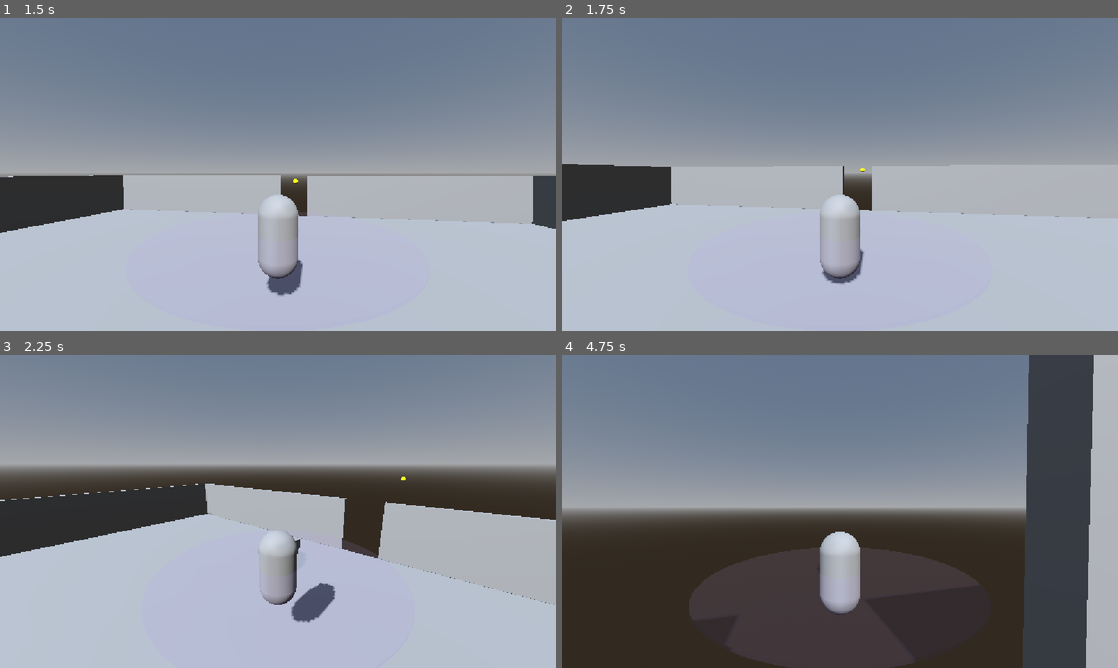
Above: before the commit, frames 1-4 (two rows, left to right).
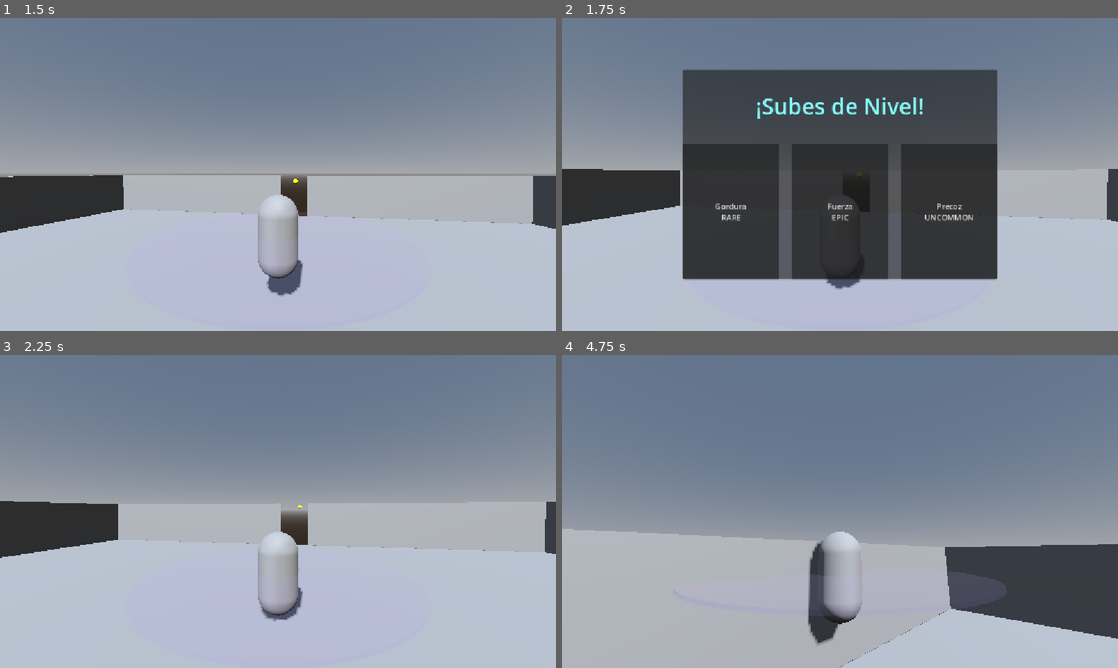
Above: after the commit, the same moments.

Repository: jaimesworks/SecondTryInGameMaking
Game: Godot game, scene res://Scenes/world.tscn
Two runs of this game, one before a commit and one after it. Both use one fixed random seed, a clock stepped at 60 frames per second and the inputs below.
Inputs (mouse positions are in pixels of both pictures, inside the frame that each line leads up to):
- Up to frame 1 (1.5 s): tap Enter (ui_accept) at 0.5 s; move the mouse to (305, 174) at 0.52 s; hold W (move_forward) from 0.53 s (still down); tap Space (jump) at 0.6, 0.77, 1.07, 1.35 s; move the mouse to (250, 174) at 1.27 s
- Up to frame 2 (1.75 s): keep holding W (move_forward); tap Space (jump) at 1.52 s
- Up to frame 3 (2.25 s): tap Space (jump) at 1.82 s; release W (move_forward) at 2 s; click (166, 549) at 2 s, where only the run after the commit has a clickable "Gordura RARE"
- Up to frame 4 (4.75 s): move the mouse to (851, 505) at 2.77 s; hold W (move_forward) from 2.78 s (still down); tap Space (jump) at 2.85, 3.6, 3.77, 4.07, 4.35, 4.52 s; move the mouse to (834, 517) at 3.52 s; move the mouse to (878, 514) at 4.27 s

Frame 1 is identical in both runs. In frame 2, 39% of the frame differs, in the area x 0-100%, y 16-87%; in frame 3, 26%; in frame 4, 61%, in the area x 0-100%, y 0-100%.

Commit message:
All scripts documented and leveling up system polished

Diff:
--- a/Scenes/enemy.tscn
+++ b/Scenes/enemy.tscn
@@ -9,7 +9,6 @@
 
 [node name="Enemy" type="CharacterBody3D" unique_id=807197159 groups=["enemy"]]
 script = ExtResource("1_1f0kj")
-xp_given = 999999
 xp_gem_scene = ExtResource("2_287tu")
 
 [node name="EnemyModel" parent="." unique_id=805391372 instance=ExtResource("1_hghv2")]
--- /dev/null
+++ b/Scenes/level_up_screen.tscn
@@ -0,0 +1,61 @@
+[gd_scene format=3 uid="uid://dtu87r71ksj1d"]
+
+[ext_resource type="Script" uid="uid://ivdht2r68b1o" path="res://Scripts/level_up_screen.gd" id="1_j82rw"]
+[ext_resource type="Script" uid="uid://8670v2skp8g8" path="res://Scripts/Modifiers/modifier_data.gd" id="2_1uo7w"]
+[ext_resource type="Resource" uid="uid://dgsota3spare0" path="res://Data/Modifiers/damage_modifier.tres" id="3_whk23"]
+[ext_resource type="Resource" uid="uid://d0mp7rfitxpgd" path="res://Data/Modifiers/attack_speed_modifier.tres" id="4_nwcg3"]
+[ext_resource type="Resource" uid="uid://b0oxo1fmnlicg" path="res://Data/Modifiers/area_modifier.tres" id="5_1t0d7"]
+
+[sub_resource type="LabelSettings" id="LabelSettings_j82rw"]
+font_size = 46
+font_color = Color(0.53333336, 1, 1, 1)
+
+[node name="LevelUpScreen" type="CanvasLayer" unique_id=786042998]
+process_mode = 3
+script = ExtResource("1_j82rw")
+modifier_pool = Array[ExtResource("2_1uo7w")]([ExtResource("3_whk23"), ExtResource("4_nwcg3"), ExtResource("5_1t0d7")])
+
+[node name="PanelContainer" type="PanelContainer" parent="." unique_id=1234399042]
+anchors_preset = 8
+anchor_left = 0.5
+anchor_top = 0.5
+anchor_right = 0.5
+anchor_bottom = 0.5
+offset_left = -20.0
+offset_top = -20.0
+offset_right = 20.0
+offset_bottom = 20.0
+grow_horizontal = 2
+grow_vertical = 2
+
+[node name="VBoxContainer" type="VBoxContainer" parent="PanelContainer" unique_id=1321505809]
+layout_mode = 2
+
+[node name="Label" type="Label" parent="PanelContainer/VBoxContainer" unique_id=1370055696]
+custom_minimum_size = Vector2(0, 150)
+layout_mode = 2
+text = "¡Subes de Nivel!"
+label_settings = SubResource("LabelSettings_j82rw")
+horizontal_alignment = 1
+vertical_alignment = 1
+
+[node name="HBoxContainer" type="HBoxContainer" parent="PanelContainer/VBoxContainer" unique_id=86212565]
+layout_mode = 2
+theme_override_constants/separation = 26
+alignment = 1
+
+[node name="Button" type="Button" parent="PanelContainer/VBoxContainer/HBoxContainer" unique_id=1042429804]
+custom_minimum_size = Vector2(200, 280)
+custom_maximum_size = Vector2(200, 280)
+layout_mode = 2
+text = "Opcion1"
+
+[node name="Button2" type="Button" parent="PanelContainer/VBoxContainer/HBoxContainer" unique_id=2065814267]
+custom_minimum_size = Vector2(200, 280)
+layout_mode = 2
+text = "Opcion2"
+
+[node name="Button3" type="Button" parent="PanelContainer/VBoxContainer/HBoxContainer" unique_id=599953879]
+custom_minimum_size = Vector2(200, 280)
+layout_mode = 2
+text = "Opcion3"
--- a/Scenes/world.tscn
+++ b/Scenes/world.tscn
@@ -5,6 +5,11 @@
 [ext_resource type="PackedScene" uid="uid://irpuxp7jcg53" path="res://Scenes/enemy.tscn" id="2_go701"]
 [ext_resource type="PackedScene" uid="uid://06yrkkbjxine" path="res://Scenes/room.tscn" id="3_5a7ea"]
 [ext_resource type="PackedScene" uid="uid://4466bqdnrs2s" path="res://Scenes/weapons/projectile_weapon.tscn" id="3_fo5ed"]
+[ext_resource type="PackedScene" uid="uid://dtu87r71ksj1d" path="res://Scenes/level_up_screen.tscn" id="6_5ukr8"]
+[ext_resource type="Script" uid="uid://8670v2skp8g8" path="res://Scripts/Modifiers/modifier_data.gd" id="7_o06y3"]
+[ext_resource type="Resource" uid="uid://b0oxo1fmnlicg" path="res://Data/Modifiers/area_modifier.tres" id="8_0fj1v"]
+[ext_resource type="Resource" uid="uid://d0mp7rfitxpgd" path="res://Data/Modifiers/attack_speed_modifier.tres" id="9_ikia7"]
+[ext_resource type="Resource" uid="uid://dgsota3spare0" path="res://Data/Modifiers/damage_modifier.tres" id="10_7yui6"]
 
 [sub_resource type="ProceduralSkyMaterial" id="ProceduralSkyMaterial_x8tuq"]
 
@@ -37,3 +42,6 @@
 
 [node name="Room" parent="." unique_id=1246481952 instance=ExtResource("3_5a7ea")]
 transform = Transform3D(1, 0, 0, 0, 1, 0, 0, 0, 1, 0, 0.25, 0)
+
+[node name="LevelUpScreen" parent="." unique_id=786042998 instance=ExtResource("6_5ukr8")]
+modifier_pool = Array[ExtResource("7_o06y3")]([ExtResource("8_0fj1v"), ExtResource("9_ikia7"), ExtResource("10_7yui6")])
--- a/Scripts/Components/ExperienceComponent.gd
+++ b/Scripts/Components/ExperienceComponent.gd
@@ -1,15 +1,14 @@
 extends Node
 class_name ExperienceComponent
+#Stores the level and experience of its parent
+var actual_xp := 0.0 ## The current xp stored
+var actual_level := 0 ## The actual level
+var xp_for_next_lvl := 10.0 ## The xp required for the next level
 
-var actual_xp := 0.0
-var actual_level := 0
-var xp_for_next_lvl := 10.0
-
+## Signal executed when the player levels up
 signal leveled_up(new_level: int)
 
-func on_leveled_up(new_level: int) -> void:
-	print("Nuevo nivel: ", new_level)
-
+## Adds experience to the player
 func add_experience(amount: float) -> void:
 	actual_xp += amount
 	while actual_xp >= xp_for_next_lvl:
--- a/Scripts/Components/HealthComponent.gd
+++ b/Scripts/Components/HealthComponent.gd
@@ -1,14 +1,15 @@
 extends Node
 class_name HealthComponent
-#Señales:
-signal died
+## Stores the health of the parent, calculates it changes and emits when its 0
+signal died ## Signal emited when the hp is 0
 
-@export var max_hp : float = 100
-var current_hp : float
+@export var max_hp : float = 100 ## The maximum Hp it can contain
+var current_hp : float ## The current Hp it contains
 
 func _ready() -> void:
 	current_hp = max_hp
 
+## Removes [param amount] of the current hp, cant be lower than 0. If its already 0 doesnt do anything
 func take_damage(amount: float):
 	if current_hp == 0:
 		return
--- a/Scripts/Components/StatsComponent.gd
+++ b/Scripts/Components/StatsComponent.gd
@@ -1,8 +1,9 @@
 extends Node
 class_name StatsComponent
+## Stores the type of stats the parent can have and its bonuses
+enum Stat { DAMAGE, ATTACK_SPEED, AREA, MOVE_SPEED} ## The stat types it has
 
-enum Stat { DAMAGE, ATTACK_SPEED, AREA, MOVE_SPEED}
-
+## The actual bonuses of each Stat type
 var bonuses := {
 	Stat.DAMAGE: 0.0,
 	Stat.AREA: 0.0,
@@ -10,8 +11,10 @@
 	Stat.MOVE_SPEED: 0.0,
 	}
 
+## Adds [param amount] to the bonus of the [param stat]
 func add_bonus(stat: Stat, amount: float) -> void:
 	bonuses[stat] += amount
 
+## Returns the current multiplier of [param stat]
 func get_multiplier(stat: Stat) -> float:
 	return (1+bonuses[stat])
--- a/Scripts/Enemies/enemy.gd
+++ b/Scripts/Enemies/enemy.gd
@@ -2,14 +2,14 @@
 
 var player : Node3D;
 
-@export var xp_given := 10
-@export var speed := 3.00
-@export var rotation_speed := 10.0 #how fast the model rotates when changing directions
-@export var xp_gem_scene : PackedScene
+@export var xp_given := 10 ## The xp it gives when dies
+@export var speed := 3.00 ## How fast it moves
+@export var rotation_speed := 10.0 ## How fast the model rotates when changing directions
+@export var xp_gem_scene : PackedScene ## The Scene of the XpGem it drops when dies
 
 
-@onready var model : Node3D = $EnemyModel
-@onready var healthComponent : Node = $HealthComponent
+@onready var model : Node3D = $EnemyModel ##reference of its model
+@onready var healthComponent : Node = $HealthComponent ##reference of its HealthComponent
 
 
 func _ready() -> void:
@@ -35,6 +35,7 @@
 
 	move_and_slide()
 
+## Drops a XpGem where it died and removes it from the scene
 func _on_died():
 	print(self.name, " died")
 	var gem := xp_gem_scene.instantiate()
--- a/Scripts/Modifiers/modifier_data.gd
+++ b/Scripts/Modifiers/modifier_data.gd
@@ -1,7 +1,7 @@
 extends Resource
 class_name ModifierData
-
-@export var display_name : String
-@export var stat_to_upgrade : StatsComponent.Stat
-@export var base_bonus: float
-@export var max_level: int
+## Resource for the modifiers
+@export var display_name : String ## The name it displays
+@export var stat_to_upgrade : StatsComponent.Stat ## The stat it affects
+@export var base_bonus: float ## The minimum bonus it gives
+@export var max_level: int ## The max level it can hit
--- a/Scripts/Modifiers/modifier_inventory.gd
+++ b/Scripts/Modifiers/modifier_inventory.gd
@@ -1,10 +1,11 @@
 extends Node
 class_name ModifierInventory
+## Stores the modifiers of its parent, can check if they can be upgraded and also upgrade them
+@export var max_slots := 4 ## maximum of modifiers it can store
+var levels := {} ## Current modifiers stored and their levels
+@onready var stats_component : StatsComponent = get_parent().get_node("StatsComponent") ##reference to the StatsComponent of its parent
 
-@export var max_slots := 4
-var levels := {}
-@onready var stats_component : StatsComponent = get_parent().get_node("StatsComponent")
-
+##Returns whether the [param modifier] can be upgraded or not
 func can_upgrade(modifier: ModifierData) -> bool :
 	#check if the modifier is already on inventory
 	#if yes, return false if is already maxed out
@@ -13,6 +14,7 @@
 		return levels[modifier] < modifier.max_level
 	return levels.size() < max_slots
 
+##Upgrades the [param modifier] with the [param tier] indicated if it can and returns wether it was or not upgraded
 func upgrade(modifier: ModifierData, tier : Rarity.Tier) -> bool:
 	if !can_upgrade(modifier):
 		return false
--- a/Scripts/Shared/RarityClass.gd
+++ b/Scripts/Shared/RarityClass.gd
@@ -1,7 +1,8 @@
 extends RefCounted
 class_name Rarity
-
-enum Tier {COMMON, UNCOMMON, RARE, EPIC, LEGENDARY}
+##Rarity tiers shared across the game, and the bonus multiplier of each one
+enum Tier {COMMON, UNCOMMON, RARE, EPIC, LEGENDARY} ##Possible tiers
+##Each tier multiplier added to the base bonus
 const MULTIPLIERS := {
 	Tier.COMMON: 1.0,
 	Tier.UNCOMMON: 2.0,
--- a/Scripts/WeaponScripts/BulletScripts/bullet.gd
+++ b/Scripts/WeaponScripts/BulletScripts/bullet.gd
@@ -1,8 +1,8 @@
 extends Area3D
 
-var speed := 15.00
-var damage := 10.00
-var lifetime := 3.00
+var speed := 15.00 ##Base speed
+var damage := 10.00 ##Base damage
+var lifetime := 3.00 ##Base lifetime
 
 var direction : Vector3
 
--- a/Scripts/WeaponScripts/aura_weapon.gd
+++ b/Scripts/WeaponScripts/aura_weapon.gd
@@ -1,11 +1,12 @@
 extends Weapon
 
-@onready var area : Area3D = $Area
+@onready var area : Area3D = $Area #Reference to its parent area
 
 func _physics_process(delta: float) -> void:
 	area.scale = Vector3.ONE * stats_component.get_multiplier(StatsComponent.Stat.AREA)
 	super(delta)
 
+##Each time called aplies the damage to the enemies in it
 func attack() -> bool:
 	for enemy in area.get_overlapping_bodies():
 		if enemy.is_in_group("enemy"):
--- a/Scripts/WeaponScripts/projectile_weapon.gd
+++ b/Scripts/WeaponScripts/projectile_weapon.gd
@@ -1,25 +1,28 @@
 extends Weapon
+class_name ProjectileWeapon
+##Weapon that shoots projectiles to the nearest enemy
+@export var bullet_scene : PackedScene ##The bullet it spawns when shooting
+@export var weapon_range := 15.0 ##The range the enemy needs to be in for the weapon to activate
 
-@export var bullet_scene : PackedScene
-@export var weapon_range := 15.0
+@export_category("Bullet")
+@export var speed := 15.00 ##How fast the bullet travels
+@export var lifetime := 3.00 ##How much the bullet lasts in the world
 
-#bullet attributes
-@export var speed := 15.00
-@export var lifetime := 3.00
+## Spawns a bullet that travels to the nearest enemy if there is one and returns whether it spawned it or not
+func attack() -> bool:
+	var target := find_nearest_enemy()
+	if target == null:
+		return false
+	var bullet := bullet_scene.instantiate()
+	bullet.damage = get_damage()
+	bullet.speed = speed
+	bullet.lifetime = lifetime
+	get_tree().current_scene.add_child(bullet)
+	bullet.global_position = global_position
+	bullet.direction = (target.global_position - bullet.global_position).normalized()
+	return true
 
-func attack() -> bool:
-		var target := find_nearest_enemy()
-		if target == null:
-			return false
-		var bullet := bullet_scene.instantiate()
-		bullet.damage = get_damage()
-		bullet.speed = speed
-		bullet.lifetime = lifetime
-		get_tree().current_scene.add_child(bullet)
-		bullet.global_position = global_position
-		bullet.direction = (target.global_position - bullet.global_position).normalized()
-		return true
-
+## Calculates the nearest enemy in the weapon range and it returns it, if there isnt one, returns null
 func find_nearest_enemy() -> Node3D:
 	var nearest : Node3D = null
 	var nearest_distance := weapon_range
--- a/Scripts/WeaponScripts/weapon.gd
+++ b/Scripts/WeaponScripts/weapon.gd
@@ -1,8 +1,8 @@
 extends Node3D
 class_name Weapon
-
-@export var damage := 10.0
-@export var cooldown_time := 1.0
+## Base class for all the weapons, it handles the cooldown and the stats; each weapon only implements attack().”
+@export var damage := 10.0 ## Base damage
+@export var cooldown_time := 1.0 ## Base seconds between attacks
 var cooldown := 0.0
 
 @onready var stats_component : StatsComponent = get_parent().get_node("StatsComponent")
@@ -11,11 +11,13 @@
 	if cooldown > 0:
 		cooldown -= delta
 	if cooldown <= 0:
-		if attack() == true:
+		if attack():
 			cooldown = cooldown_time/stats_component.get_multiplier(StatsComponent.Stat.ATTACK_SPEED)
 
+## Returns the damage calculated with the base damage multiplied by the damage stat multiplier
 func get_damage() -> float:
 	return (damage * stats_component.get_multiplier(StatsComponent.Stat.DAMAGE))
 
+## Base attack function called each time cooldown is 0
 func attack() -> bool:
 	return false
--- /dev/null
+++ b/Scripts/level_up_screen.gd
@@ -0,0 +1,69 @@
+extends CanvasLayer
+
+@export var modifier_pool : Array[ModifierData] ## The pool of the modifier that can appear
+
+var modifier_inventory : ModifierInventory ##reference of the ModifierInventory
+var modifiers_to_choose : Array[ModifierData] ## List of the modifiers that appear when Leveled Up
+var tiers_to_choose : Array[Rarity.Tier] ## List of the tiers of the modifiers that appear when Leveled Up
+var _pending_choices := 0 ## Counter of how many times the choices have to re-appear, used when the player levels up more than 1 time
+
+@onready var button_list := $PanelContainer/VBoxContainer/HBoxContainer.get_children() ##reference of the buttons
+
+func _ready() -> void:
+	hide()
+	get_tree().get_first_node_in_group("player").get_node("ExperienceComponent").leveled_up.connect(_on_leveled_up)
+	modifier_inventory = get_tree().get_first_node_in_group("player").get_node("ModifierInventory")
+	for i in range(button_list.size()):
+		button_list[i].pressed.connect(_on_option_pressed.bind(i))
+
+## Adds one time to the pending choices and if the screen is not visible, makes it visible
+func _on_leveled_up(_new_level: int) -> void:
+	_pending_choices += 1
+	if not visible:
+		_show_choices()
+
+## Makes the choices appear and picks random modifiers and tiers for them. If nothing can be upgraded, closes the screen and discards the pending choices
+func _show_choices() -> void:
+	#vacio los array de los modificadores y tiers a elegir
+	modifiers_to_choose.clear()
+	tiers_to_choose.clear()
+	#creo array de candidatos a salir en las opciones vacio
+	var candidates : Array[ModifierData]
+	#recorro el pool y meto en los candidatos solo los que se puedan meter en el inventario o subir de nivel
+	for modifier in modifier_pool:
+		if modifier_inventory.can_upgrade(modifier):
+			candidates.append(modifier)
+	if candidates.is_empty():
+		_pending_choices = 0
+		close()
+		return
+	candidates.shuffle()
+	for i in range(button_list.size()):
+		if i < candidates.size():
+			button_list[i].show()
+			var modifier_value : ModifierData = candidates[i]
+			var tier_value : Rarity.Tier = Rarity.Tier.values().pick_random()
+			modifiers_to_choose.append(modifier_value)
+			tiers_to_choose.append(tier_value)
+			button_list[i].text = modifier_value.display_name + "\n" + Rarity.Tier.keys()[tier_value]
+		else:
+			button_list[i].hide()
+
+	show()
+	get_tree().paused = true
+	Input.mouse_mode = Input.MOUSE_MODE_VISIBLE
+
+##Hides the screen and unpauses the game
+func close() -> void:
+	hide()
+	get_tree().paused = false
+	Input.mouse_mode = Input.MOUSE_MODE_CAPTURED
+
+## Applies the modifier and if there are pending choices makes the screen reappear
+func _on_option_pressed(index: int) -> void:
+	modifier_inventory.upgrade(modifiers_to_choose[index], tiers_to_choose[index])
+	_pending_choices -= 1
+	if _pending_choices > 0:
+		_show_choices()
+	else:
+		close()
--- a/Scripts/player.gd
+++ b/Scripts/player.gd
@@ -1,16 +1,20 @@
 extends CharacterBody3D
+## Base speed of the player
+@export var speed := 6.0
+## Base jump heigh
+@export var jump_velocity := 5.0
+## Mouse sensivity
+@export var mouse_sensivity := 0.003
+## How fast the model rotates when changing directions
+@export var rotation_speed := 10.0
+## How many seconds the pj is invincible after a hit
+@export var damage_cooldown := 0.5
 
-@export var speed := 6.0 #base player speed
-@export var jump_velocity := 5.0 #base jump heigh
-@export var mouse_sensivity := 0.003 #mouse sensivity xd
-@export var rotation_speed := 10.0 #how fast the model rotates when changing directions
-@export var damage_cooldown := 0.5 # how many seconds the pj is invincible after a hit
-
-@onready var camera_pivot: Node3D = $CameraPivot #reference to the camera pivot (moves the camera in the Y axis)
-@onready var spring_arm: SpringArm3D = $CameraPivot/SpringArm3D #reference to the SpringArm (moves the camera in the X axis)
-@onready var model: Node3D = $model #reference to de model to rotate it
-@onready var healthComponent: Node = $HealthComponent #reference to the healthcomponent
-@onready var hurtbox: Area3D = $Hurtbox #reference to the hurtbox
+@onready var camera_pivot: Node3D = $CameraPivot ##reference to the camera's pivot (moves the camera in the Y axis)
+@onready var spring_arm: SpringArm3D = $CameraPivot/SpringArm3D ##reference to the camera's SpringArm (moves the camera in the X axis)
+@onready var model: Node3D = $model ##reference to de player's model
+@onready var healthComponent: Node = $HealthComponent ##reference to the player's healthcomponent
+@onready var hurtbox: Area3D = $Hurtbox ##reference to the player's hurtbox
 
 func _ready() -> void:
 	Input.mouse_mode = Input.MOUSE_MODE_CAPTURED
@@ -68,10 +72,11 @@
 
 	move_and_slide()
 
+## Errases the player and restarts the loop
 func _on_died():
 	print(self.name, " died")
 	get_tree().reload_current_scene()
 
-
+## Prints the current level when leveled up
 func _on_experience_component_leveled_up(new_level: int) -> void:
-	print(new_level)
+	print("Leveled up!, new level: ",new_level)
Not shown, added: Scripts/level_up_screen.gd.uid
